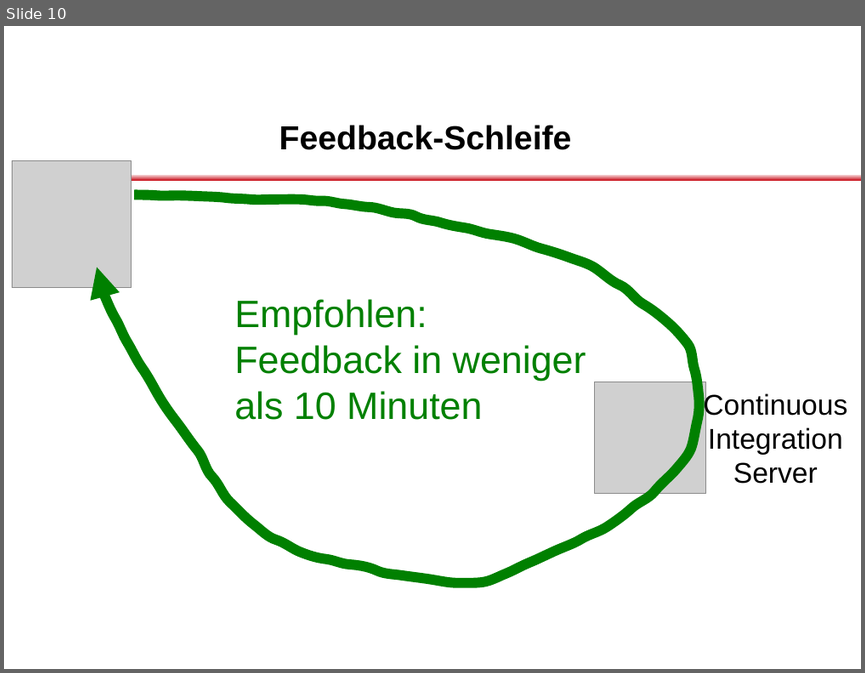
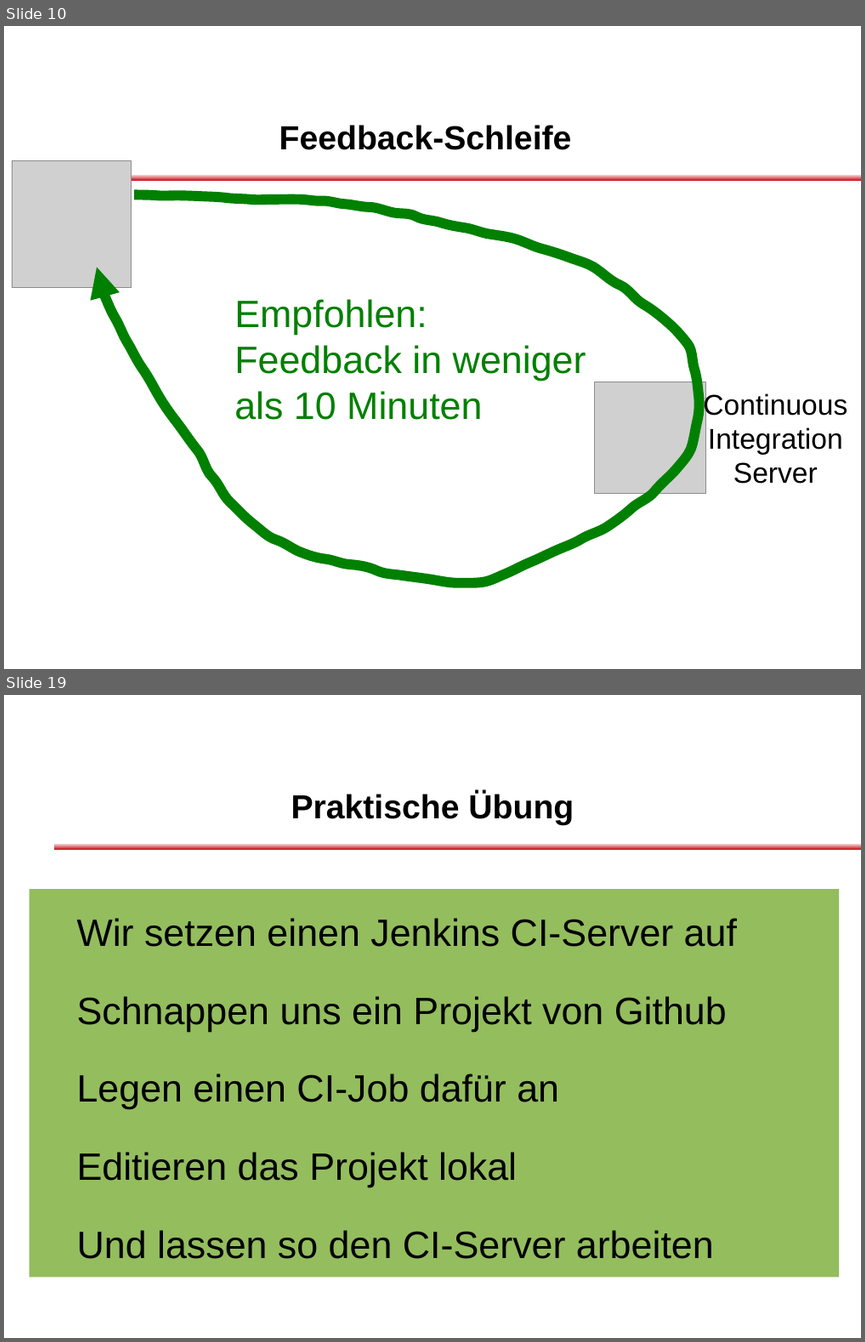
Before and after one commit to dlindner/vorlesung-se2-dhbw, a slide deck: added_2012/Continuous Integration.odp. Shown one above the other, each under a label of ours: slide 10 before the commit, slides 10 and 19 after it; the slides between them are not shown. The pictures are 865x673 and 865x1342 pixels, drawn with LibreOffice and Linux fonts; fonts in the diff are those of the drawing; grey boxes stand for pictures; background and template pictures are left out. Boxes give left, top, right and bottom in pixels: in the first picture for what was removed or moved away, otherwise in the second. Text is boxed around its words. In the diff, an @@ line names an element or a change of style, - is before the commit and + after.

```diff
--- a/added_2012/Continuous Integration.odp
+++ b/added_2012/Continuous Integration.odp
@@ slide 19 added at [4,695,861,1338], background #FFFFFF; not listed: 1 template element that a slide beside it also shows @@
@@ title added at [291,792,574,825], 28 pt, text #000000, bold @@
+Praktische Übung
@@ rectangle added at [30,889,840,1276], fill #94BD5E @@
@@ text added at [77,918,737,1259], 32 pt, text #000000 @@
+Wir setzen einen Jenkins CI-Server auf
+Schnappen uns ein Projekt von Github
+Legen einen CI-Job dafür an
+Editieren das Projekt lokal
+Und lassen so den CI-Server arbeiten
```
Also in this commit, not shown: 2 slides changed, 8 other slides added, 8 slides removed.
